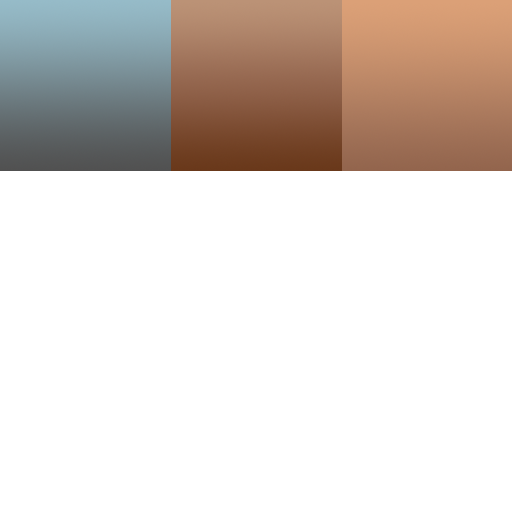
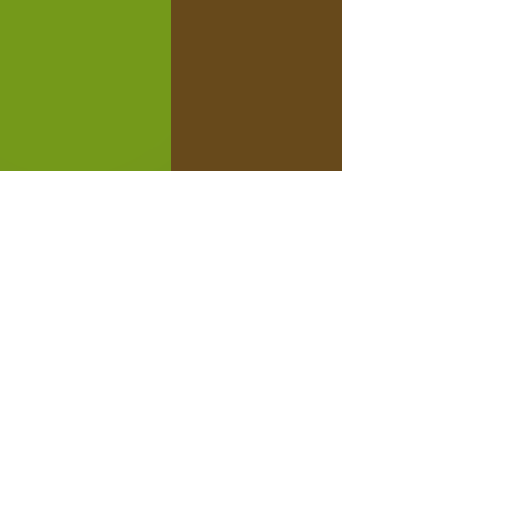
Layered file, before and after one edit (512px x 512px). Changes by layer:
hid "TopRight" over (342, 0, 512, 171)
painted on "TopMid" over (171, 0, 342, 171)
painted on "TopLeft" over (0, 0, 171, 171)
